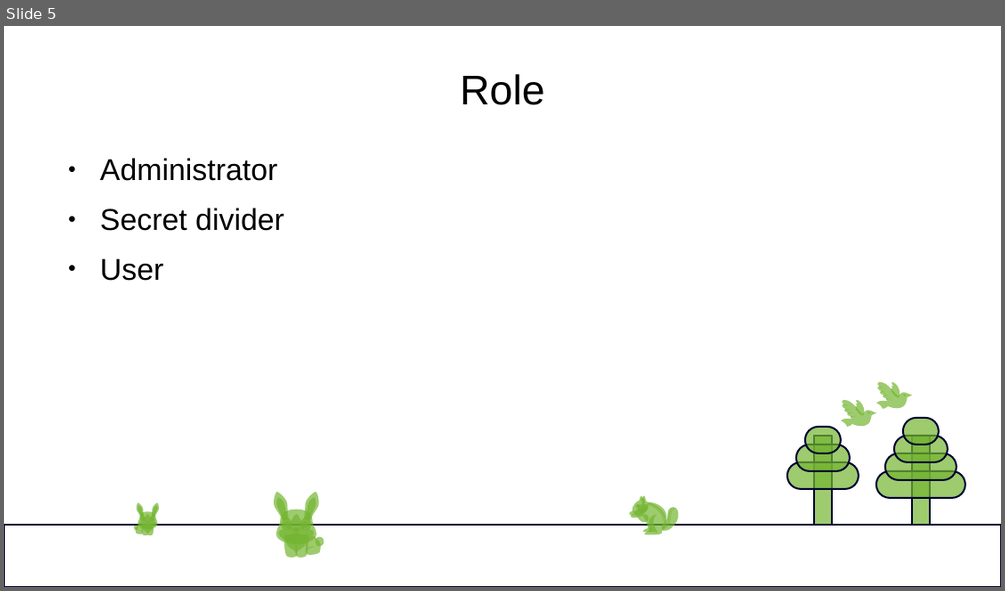
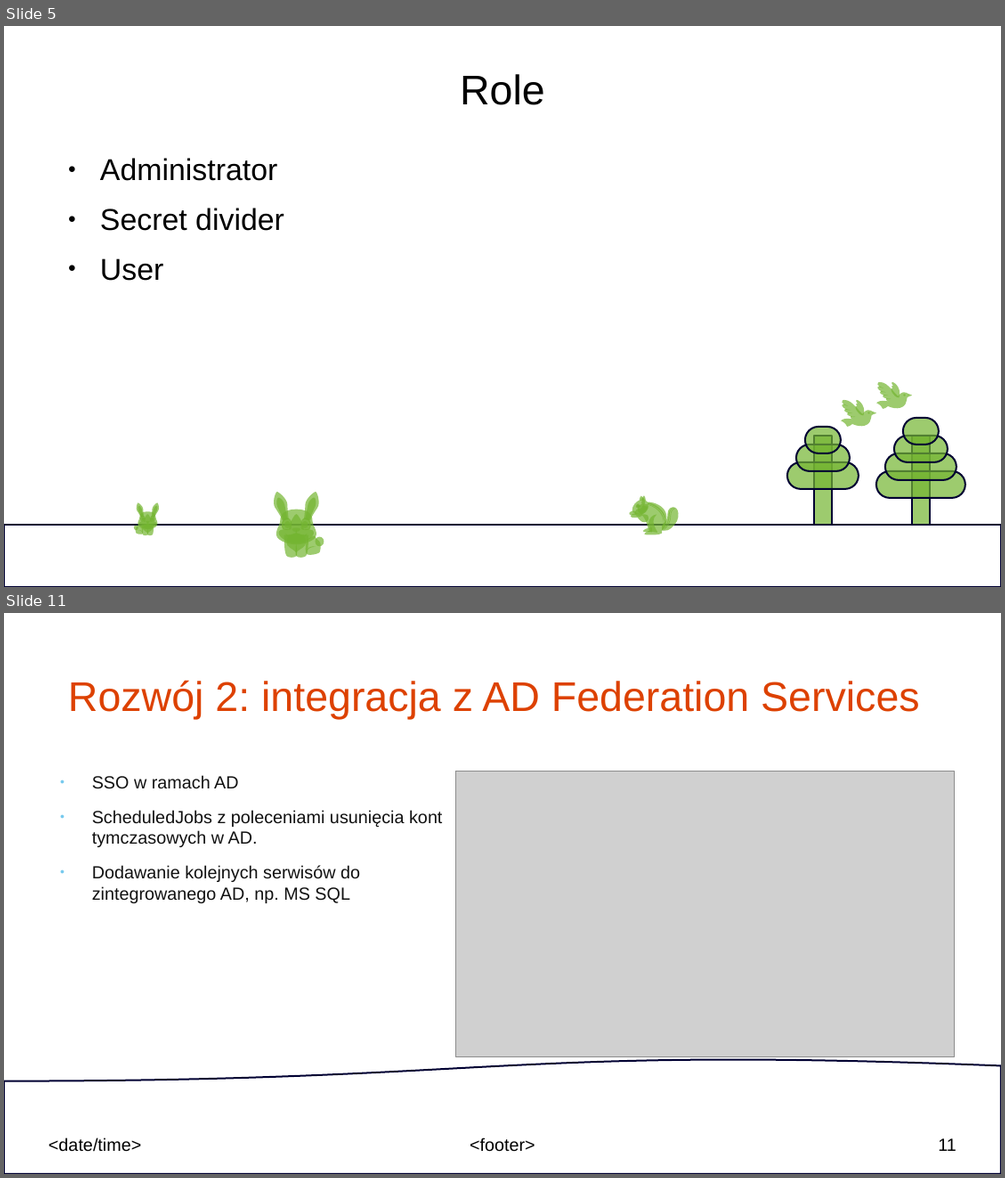
Before and after one commit to Nixam01/mzomi_BHL_2024, a slide deck: dokumentacja_projektu_Access_Broker.odp. Shown one above the other, each under a label of ours: slide 5 before the commit, slides 5 and 11 after it; the slides between them are not shown. The pictures are 1005x591 and 1005x1178 pixels, drawn with LibreOffice and Linux fonts; fonts in the diff are those of the drawing; grey boxes stand for pictures. Boxes give left, top, right and bottom in pixels: in the first picture for what was removed or moved away, otherwise in the second. Text is boxed around its words. In the diff, an @@ line names an element or a change of style, - is before the commit and + after.

```diff
--- a/dokumentacja_projektu_Access_Broker.odp
+++ b/dokumentacja_projektu_Access_Broker.odp
@@ slide 11 added at [4, 613, 1001, 1174], background #FFFFFF @@
@@ title added at [68, 680, 919, 720], 33 pt, text #DD4100 @@
+Rozwój 2: integracja z AD Federation Services
@@ picture added at [456, 771, 955, 1056] @@
@@ text added at [92, 775, 442, 903], 14 pt, text #111111 @@
+● SSO w ramach AD
+● ScheduledJobs z poleceniami usunięcia kont tymczasowych w AD.
+● Dodawanie kolejnych serwisów do zintegrowanego AD, np. MS SQL
@@ flow chart document added at [4, 1058, 1001, 1174], fill #FFFFFF, outline #000032 1.42 pt @@
@@ text added at [48, 1137, 141, 1151], 14 pt, text #000000 @@
+<date/time>
@@ text added at [469, 1137, 535, 1151], 14 pt, text #000000 @@
+<footer>
@@ page number added at [938, 1138, 956, 1151], 14 pt, text #000000 @@
+11
```
Also in this commit, not shown: 6 slides changed, 1 other slide added, 1 slide removed.
